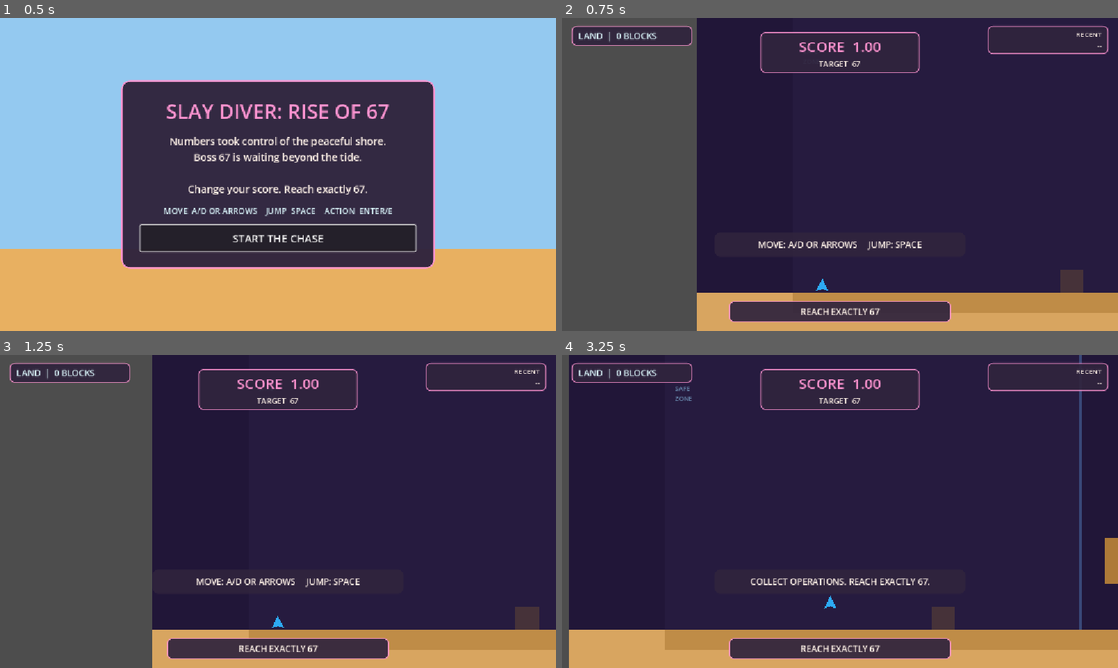
Above: before the commit, frames 1-4 (two rows, left to right).
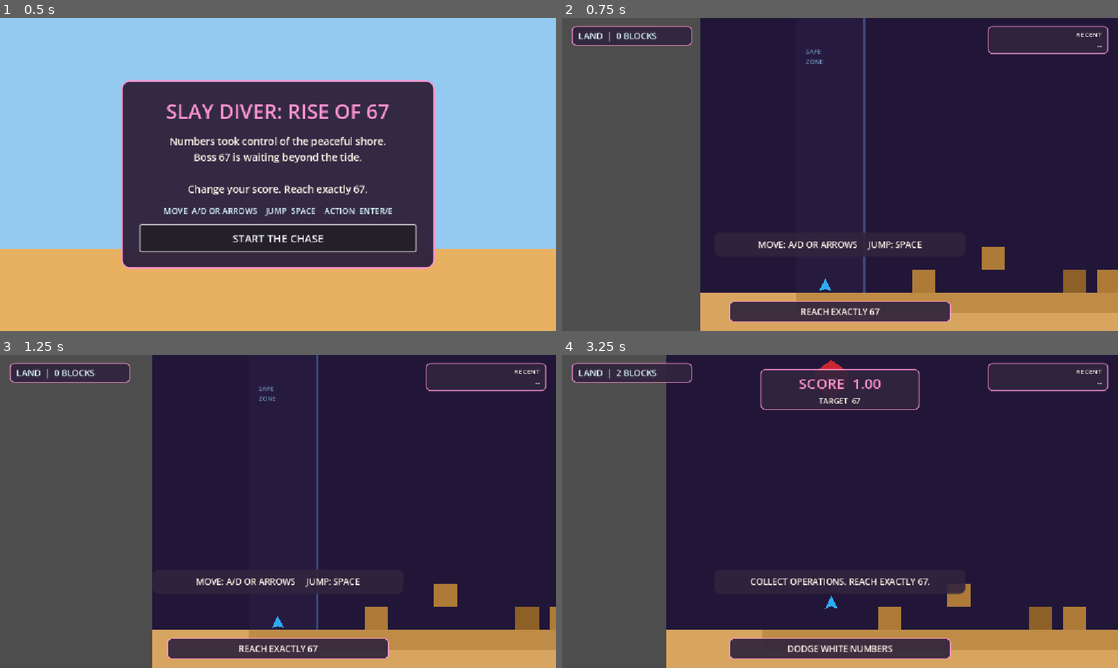
Above: after the commit, the same moments.

Repository: rinata-abdurakhimova/game-divers-slayy
Game: Godot game, scene res://scenes/main/Main.tscn
Same seed, same stepped clock (60 frames per second), same inputs: the game is played once before the commit and once after it.
Inputs:
- Up to frame 1 (0.5 s): no input
- Up to frame 2 (0.75 s): click "START THE CHASE" at 0.5 s
- Up to frame 3 (1.25 s): no input
- Up to frame 4 (3.25 s): tap Enter (action) at 1.25, 2.3 s; hold Enter (action) 1.28-2.03 s; hold Right (move_right) 1.28-2.78 s; tap Up (jump) at 1.52, 1.55, 1.82, 2.1, 2.27, 2.57, 3.05 s; hold Left (move_left) from 2.78 s (still down); hold Enter (action) from 2.78 s (still down)

Frame 1 is identical in both runs. In frame 2, 2.9% of the frame differs, in the area x 24-100%, y 0-100%; in frame 3, 1.9%; in frame 4, 20%, in the area x 1-100%, y 0-100%.

Commit message:
feat: refine Boss67 level mechanics; adjust safe zone dimensions, implement triple-shot system for boss projectiles, and enhance pickup spawning logic

Diff:
--- a/scenes/world/Boss67Level.tscn
+++ b/scenes/world/Boss67Level.tscn
@@ -65,11 +65,11 @@
 
 [node name="SafeZoneBg" type="Polygon2D" parent="SafeZone"]
 color = Color(0.16, 0.12, 0.26, 0.7)
-polygon = PackedVector2Array(0, -50, 864, -50, 864, 570, 0, 570)
+polygon = PackedVector2Array(0, -50, 144, -50, 144, 570, 0, 570)
 
 [node name="SafeZoneBorder" type="Polygon2D" parent="SafeZone"]
 color = Color(0.4, 0.7, 1.0, 0.3)
-polygon = PackedVector2Array(858, -50, 864, -50, 864, 570, 858, 570)
+polygon = PackedVector2Array(138, -50, 144, -50, 144, 570, 138, 570)
 
 [node name="SafeLabel" type="Label" parent="SafeZone"]
 position = Vector2(20, 60)
@@ -94,7 +94,7 @@
 [node name="Navigation" type="Node2D" parent="."]
 
 [node name="SafeTrigger" type="Area2D" parent="Navigation"]
-position = Vector2(912, 284)
+position = Vector2(144, 284)
 monitoring = true
 
 [node name="TriggerShape" type="CollisionShape2D" parent="Navigation/SafeTrigger"]
--- a/scripts/autoload/GameState.gd
+++ b/scripts/autoload/GameState.gd
@@ -14,9 +14,19 @@
 var active_powerups: Dictionary[StringName, float] = {}
 
 
+var _last_esc_time: float = 0.0
+
 func _process(delta: float) -> void:
 	_update_water_timer(delta)
 	_update_powerup_timers(delta)
+
+
+func _unhandled_input(event: InputEvent) -> void:
+	if event.is_action_pressed("ui_cancel") or event.is_action_pressed("pause"):
+		var t := Time.get_ticks_msec() / 1000.0
+		if t - _last_esc_time < 0.5:
+			get_tree().quit()
+		_last_esc_time = t
 
 
 func reset_boss_67_run() -> void:
--- a/scripts/ui/HUD.gd
+++ b/scripts/ui/HUD.gd
@@ -14,8 +14,12 @@
 @onready var state_label: Label = %StateLabel
 @onready var pause_panel: Control = %PausePanel
 
+# The parent PanelContainer for Score and Target labels
+@onready var score_panel: Control = %ScoreLabel.get_parent().get_parent()
+
 var _recent_operations: Array[String] = []
 var _powerup_seconds: Dictionary[StringName, float] = {}
+var _score_visibility_timer: float = 0.0
 
 
 func _ready() -> void:
@@ -35,6 +39,12 @@
 
 
 func _process(delta: float) -> void:
+	if not get_tree().paused:
+		if _score_visibility_timer > 0.0:
+			_score_visibility_timer -= delta
+			if _score_visibility_timer <= 0.0:
+				score_panel.hide()
+
 	if _powerup_seconds.is_empty() or get_tree().paused:
 		return
 	for kind: StringName in _powerup_seconds:
@@ -49,6 +59,8 @@
 func _on_run_started() -> void:
 	_recent_operations.clear()
 	_powerup_seconds.clear()
+	_score_visibility_timer = 0.0
+	score_panel.hide()
 	operations_label.text = "RECENT\n--"
 	state_label.text = "REACH EXACTLY 67"
 	pause_panel.hide()
@@ -57,6 +69,8 @@
 
 func _on_score_changed(_score_cents: int, _display: String) -> void:
 	score_label.text = "SCORE  %s" % _format_score_ui(_score_cents)
+	_score_visibility_timer = 3.0
+	score_panel.show()
 
 
 func _on_score_operation_applied(
@@ -84,6 +98,8 @@
 			state_label.text = "BOSS 67 IS AHEAD"
 		GameRules.BossPhase.LAND_WHITE:
 			state_label.text = "DODGE WHITE NUMBERS"
+			_score_visibility_timer = 4.0
+			score_panel.show()
 		GameRules.BossPhase.LAND_PURPLE:
 			state_label.text = "PURPLE NUMBERS JOINED"
 		GameRules.BossPhase.WATER:
--- a/scripts/world/Boss67LevelController.gd
+++ b/scripts/world/Boss67LevelController.gd
@@ -10,24 +10,16 @@
 const FLOOR_TOP_Y: float = 570.0
 const VIEWPORT_H: float  = 648.0
 
-# Safe zone spans columns 1-18. Single jump-block at column 13.
-# Fight starts the moment player crosses column 19 (the SafeTrigger).
-const SAFE_ZONE_COLS: int        = 18
-const TUTORIAL_BLOCK_COL: int    = 13
-const FIGHT_START_COL: int       = 19
+# Safe zone spans columns 1-3.
+const SAFE_ZONE_COLS: int        = 3
+const TUTORIAL_BLOCK_COL: int    = 2
+const FIGHT_START_COL: int       = 4
 
 # ── Authored block layout (col 1-53, height 1-8 above floor) ─────────────────
-# All blocks are from col 19 onward — safe zone has ONLY the col-13 tutorial block.
+# Adjusted to be sparse and playable without double-jump.
 const AUTHORED_BLOCKS: Array = [
-	# battle zone starts at col 19
-	[20,3],[20,4],
-	[22,1],[23,1],[23,2],
-	[26,2],[26,3],
-	[28,3],[28,5],[29,3],
-	[32,1],
-	[37,1],[38,2],[39,3],[40,1],
-	[46,3],[46,5],[47,3],[48,1],[48,4],
-	[50,3],[52,3],[53,2],
+	[6, 1], [9, 2], [14, 1], [18, 3], [22, 1], [25, 2], [29, 3],
+	[33, 1], [36, 2], [39, 4], [43, 2], [46, 1], [49, 3], [52, 1]
 ]
 
 # ── Exports ───────────────────────────────────────────────────────────────────
@@ -193,11 +185,20 @@
 		_camera.global_position.x = _player.global_position.x
 		_camera.global_position.y = VIEWPORT_H * 0.5
 
-	# Boss hovers just above the top edge of the camera.
+		# Flip camera if gravity is inverted
+		var gs: Node = get_node_or_null(^"/root/GameState")
+		if gs != null and gs.get("water_complication") == GameRules.WaterComplication.INVERTED_GRAVITY:
+			_camera.zoom.y = -1.0
+		else:
+			_camera.zoom.y = 1.0
+
+	# Boss hovers near the top of the world (y=50).
+	# With normal gravity (zoom=1), this is near the top of the screen.
+	# With inverted gravity (zoom=-1), this visually flips to the bottom of the screen.
 	if _tutorial_done and _boss != null and _camera != null:
 		_boss.global_position = Vector2(
 			_camera.global_position.x,
-			_camera.global_position.y - VIEWPORT_H * 0.5 - 30.0
+			50.0
 		)
 
 	if not _tutorial_done:
@@ -266,11 +267,9 @@
 	_start_timers()
 
 
-# ── Double-shot system ────────────────────────────────────────────────────────
-# Each volley = 2 projectiles, 1 second apart.
-# Shot 1: aimed directly at the player.
-# Shot 2: aimed 96 px ahead OR behind (random).
-# Which fires first is shuffled.
+# ── Triple-shot system ────────────────────────────────────────────────────────
+# Each volley = 3 projectiles, 1 second apart.
+# Shots: aimed directly at the player, ahead (+96px), behind (-96px).
 
 func _queue_volley() -> void:
 	if _boss == null or _projectile_root == null or boss_projectile_scene == null:
@@ -282,9 +281,8 @@
 	var px: float = _player.global_position.x if _player != null else 0.0
 	var py: float = FLOOR_TOP_Y - BLOCK_SIZE * 0.5
 
-	# Two target offsets — randomise whether the "flanking" shot is in front or behind.
-	var flank: float = (1.0 if randf() > 0.5 else -1.0) * 96.0
-	var offsets: Array[float] = [0.0, flank]
+	# Three target offsets — randomise order.
+	var offsets: Array[float] = [-96.0, 0.0, 96.0]
 	offsets.shuffle()
 
 	_shot_queue.clear()
@@ -375,9 +373,27 @@
 
 func _random_pickup_pos() -> Vector2:
 	var cam_x: float = _camera.global_position.x if _camera != null else 300.0
+
+	# 70% chance to spawn exactly above an authored block
+	if randf() < 0.70 and not AUTHORED_BLOCKS.is_empty():
+		var block = AUTHORED_BLOCKS[randi() % AUTHORED_BLOCKS.size()]
+		var col: int = block[0]
+		var height: int = block[1]
+		# Find the equivalent column based on current total blocks
+		var current_wrap: int = _total_blocks / MAP_COLUMNS
+		# Calculate X relative to the player's current wrap
+		var wx: float = (current_wrap * MAP_COLUMNS + col - 1) * BLOCK_SIZE + BLOCK_SIZE * 0.5
+
+		# Ensure it's not too far behind the camera, if it is, push it to next wrap
+		if wx < cam_x - 300.0:
+			wx += MAP_WIDTH_PX
+
+		var wy: float = FLOOR_TOP_Y - (height + 1.5) * BLOCK_SIZE
+		return Vector2(wx, wy)
+
+	# 30% chance to spawn randomly
 	var x: float = cam_x - 260.0 + randf() * 520.0
-	# Either on-floor or 2 blocks above floor.
-	var y: float = FLOOR_TOP_Y - BLOCK_SIZE * (0.5 if randf() > 0.5 else 2.5)
+	var y: float = FLOOR_TOP_Y - BLOCK_SIZE * 2.5
 	return Vector2(x, y)
 
 
